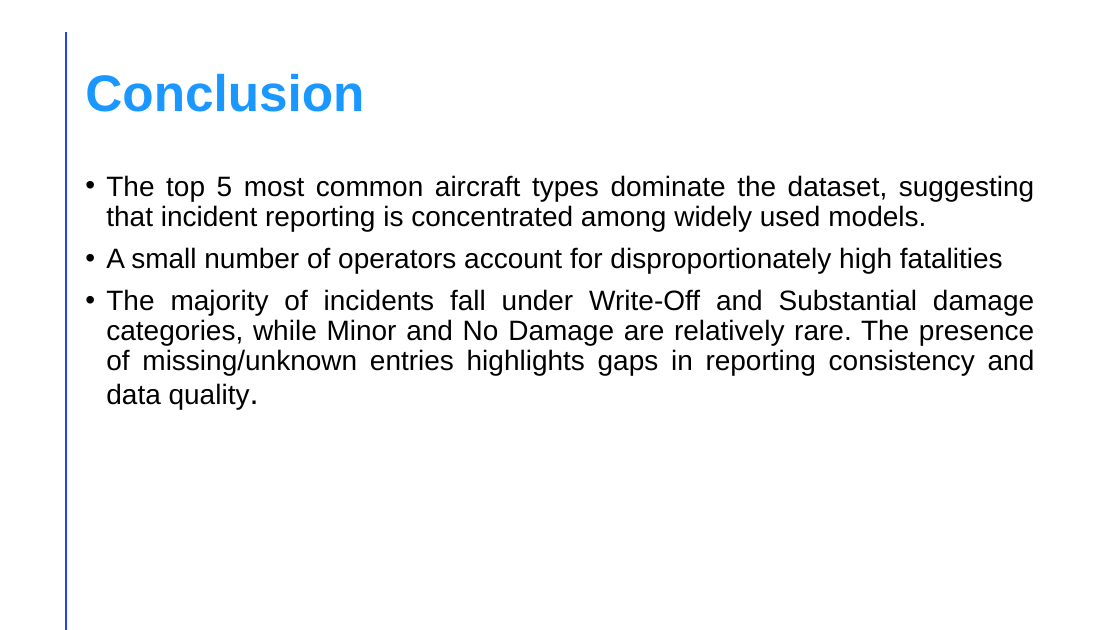
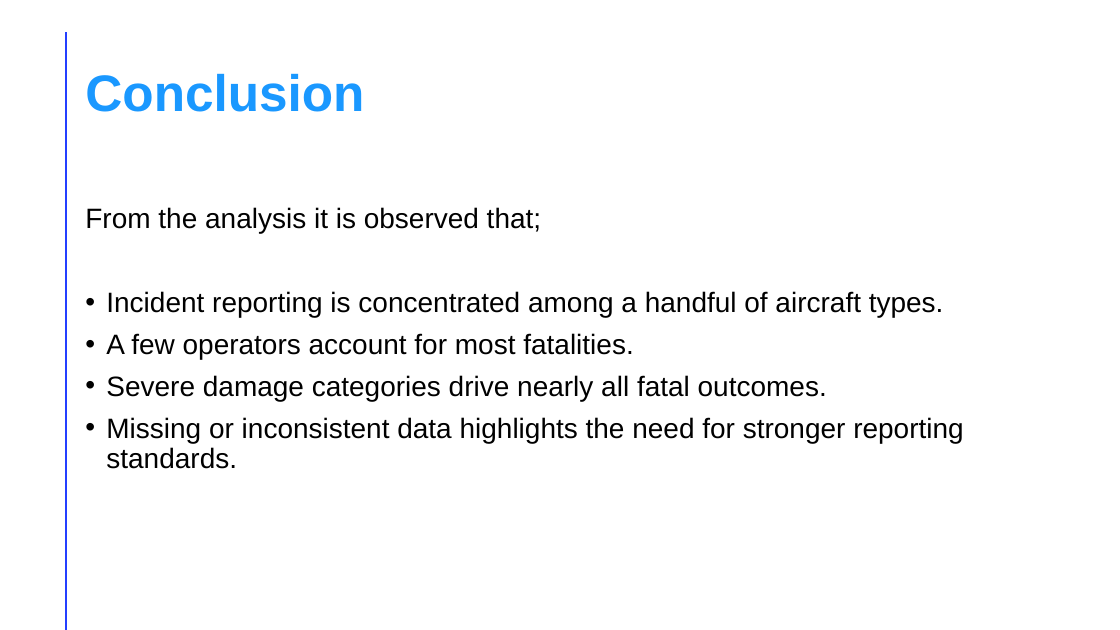
Before and after one commit to Elky-bett/Phase-1-Project--Analysis-of-Aviation-data, a slide deck: slide 10 of Presentation_Aviation.pptx. Drawn at 1120x630 pixels with LibreOffice and Linux fonts; fonts in the diff are those of the drawing. Boxes give left, top, right and bottom in pixels: in the first picture for what was removed or moved away, otherwise in the second. Text is boxed around its words. In the diff, an @@ line names an element or a change of style, - is before the commit and + after.

```diff
--- a/Presentation_Aviation.pptx
+++ b/Presentation_Aviation.pptx
@@ text at bbox=[85, 207, 964, 469]: text changed @@
-• The top 5 most common aircraft types dominate the dataset, suggesting that incident reporting is concentrated among widely used models.
-• A small number of operators account for disproportionately high fatalities
-• The majority of incidents fall under Write-Off and Substantial damage categories, while Minor and No Damage are relatively rare. The presence of missing/unknown entries highlights gaps in reporting consistency and data quality.
+From the analysis it is observed that;
+• Incident reporting is concentrated among a handful of aircraft types.
+• A few operators account for most fatalities.
+• Severe damage categories drive nearly all fatal outcomes.
+• Missing or inconsistent data highlights the need for stronger reporting standards.
```
Also in this commit, not shown: 8 other slides changed, 1 other file.
